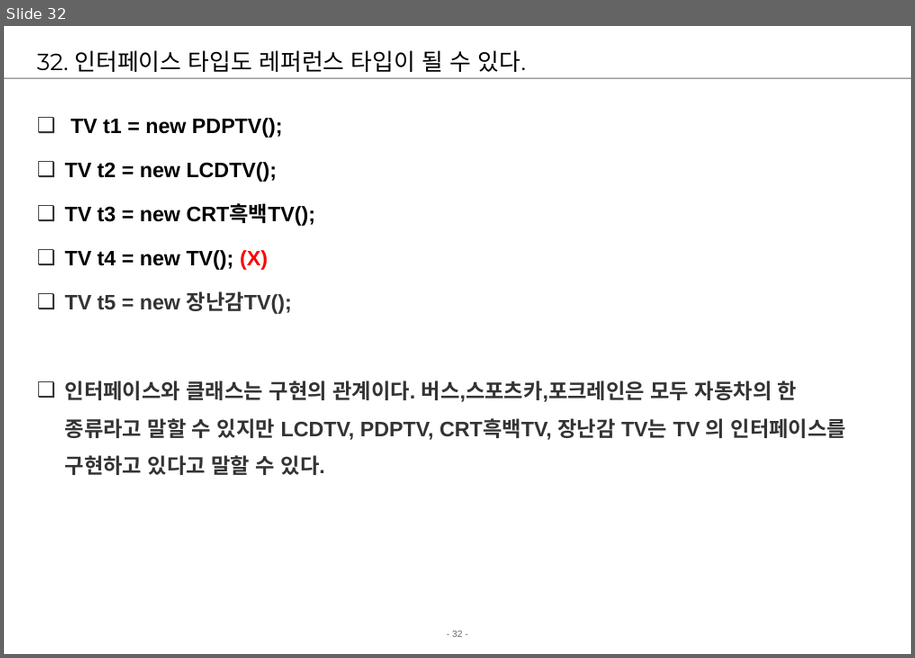
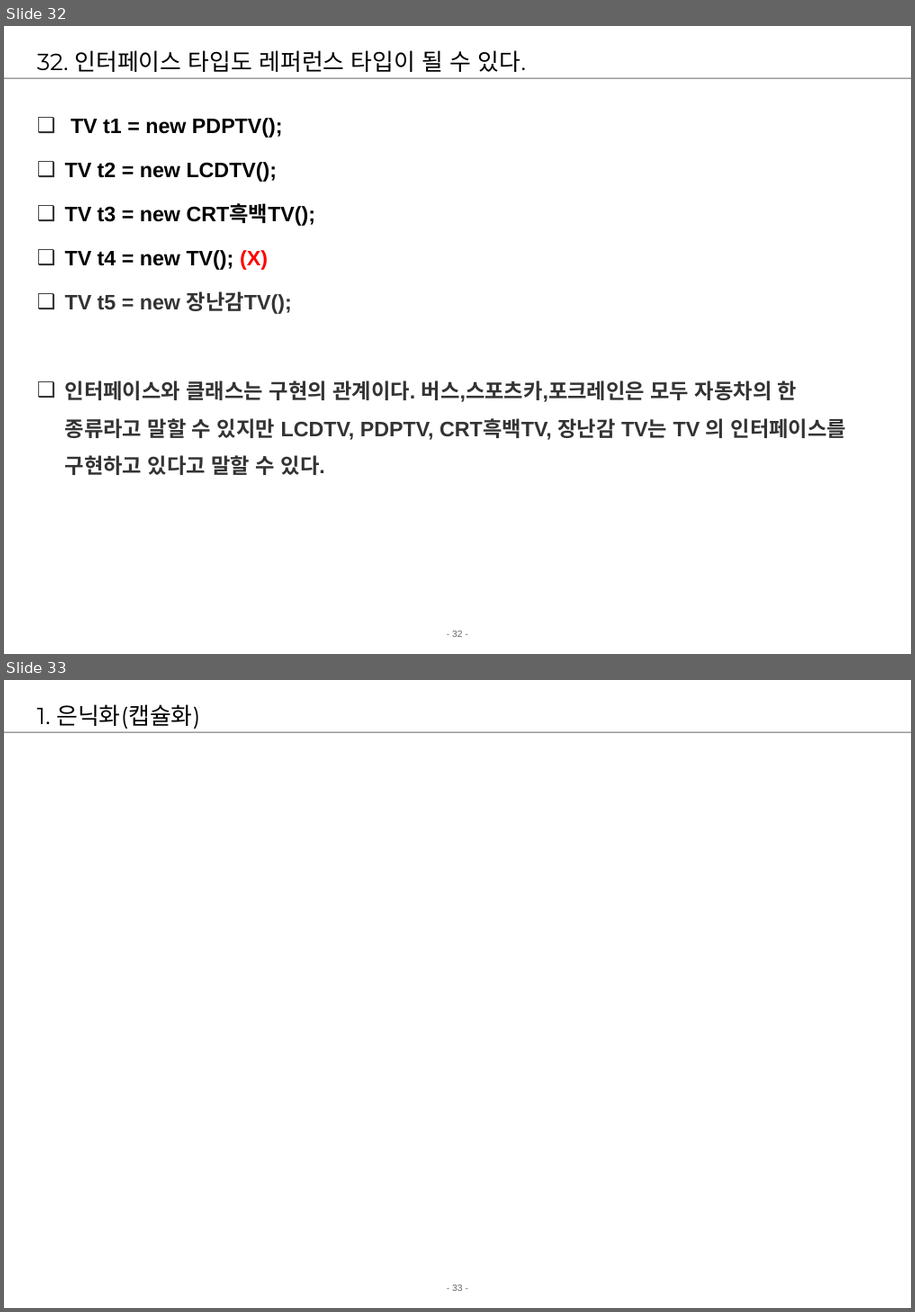
Before and after one commit to young0715/chapter01, a slide deck: src/02.Java기본-객체지향기본개념.ppt. Shown one above the other, each under a label of ours: slide 32 before the commit, slides 32 and 33 after it. The pictures are 915x658 and 915x1312 pixels, drawn with LibreOffice and Linux fonts; fonts in the diff are those of the drawing; background and template pictures are left out. Boxes give left, top, right and bottom in pixels: in the first picture for what was removed or moved away, otherwise in the second. Text is boxed around its words. In the diff, an @@ line names an element or a change of style, - is before the commit and + after.

```diff
--- a/src/02.Java기본-객체지향기본개념.ppt
+++ b/src/02.Java기본-객체지향기본개념.ppt
@@ slide 33 added at [4, 680, 911, 1308], background #FFFFFF; not listed: 2 template elements that a slide beside it also shows @@
@@ title added at [37, 704, 200, 729], 20 pt, text #000000 @@
+1. 은닉화(캡슐화)
```
Also in this commit, not shown: 1 slide changed, 4 other slides added, 3 other files.
